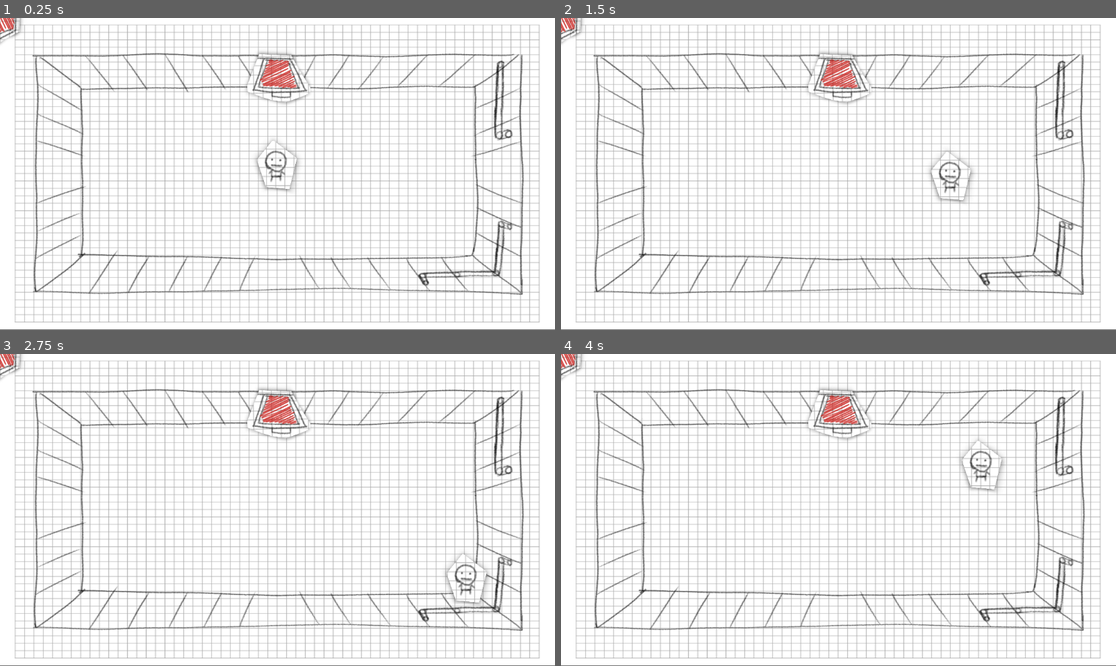
Above: before the commit, frames 1-4 (two rows, left to right).
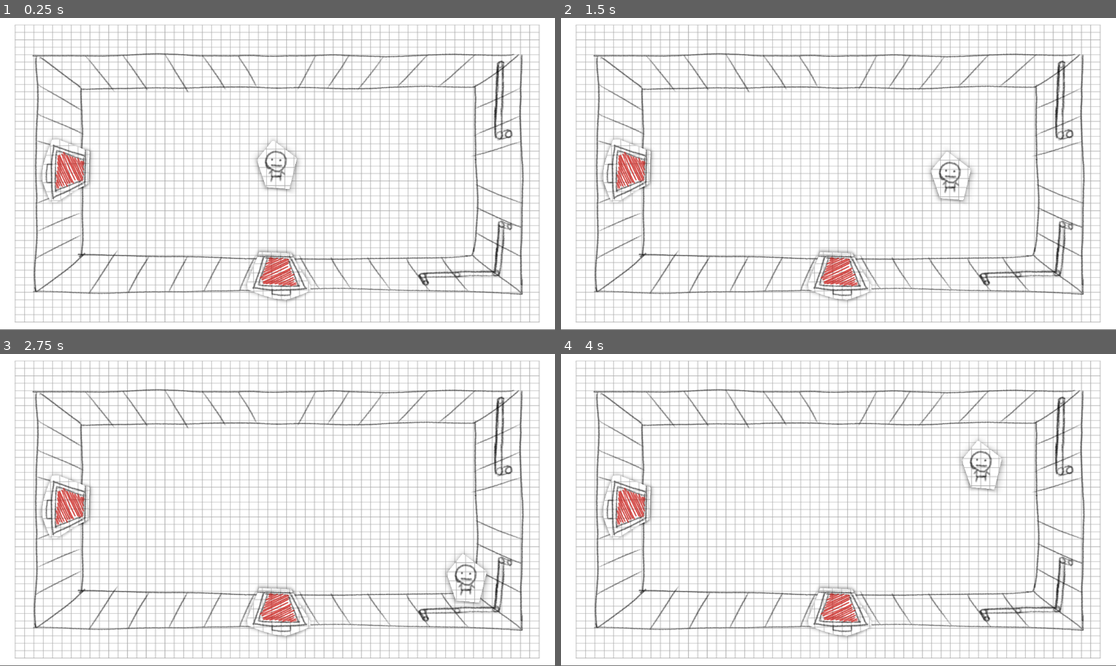
Above: after the commit, the same moments.

Repository: Hadrex0/a-game-in-which-one-player-escapes-the-aliens-and-the-other-helps-him-by-controlling-the-spaceship
Game: Godot game, scene res://scenes/map/main/dungeon.tscn
The game is run twice, just before and just after one commit, with the same random seed, the same clock (stepped at 60 frames per second) and the same inputs.
Inputs:
- Up to frame 1 (0.25 s): no input
- Up to frame 2 (1.5 s): tap Enter at 0.5 s; hold D (move_right) 0.53-1.28 s; hold S (move_down) from 1.28 s (still down)
- Up to frame 3 (2.75 s): release S (move_down) at 2.03 s; hold D (move_right) from 2.03 s (still down)
- Up to frame 4 (4 s): release D (move_right) at 2.78 s; hold W (move_up) 2.78-3.53 s; hold A (move_left) from 3.53 s (still down)

The runs differ from the first frame. In frame 1, 3.4% of the frame differs, in the area x 0-56%, y 0-92%; in frame 2, 3.4%; in frame 3, 3.4%; in frame 4, 3.4%.

Commit message:
Hotfix
- Fixed door rotation and placement

Diff:
--- a/scenes/main.tscn
+++ b/scenes/main.tscn
@@ -1,13 +1,17 @@
-[gd_scene load_steps=4 format=3 uid="uid://dqtllup586nm8"]
+[gd_scene load_steps=5 format=3 uid="uid://dqtllup586nm8"]
 
-[ext_resource type="Script" path="res://scenes/map/rooms/base_room.gd" id="1_f7gi0"]
+[ext_resource type="Script" uid="uid://b0gxdmxqhk4og" path="res://scenes/map/rooms/base_room.gd" id="1_f7gi0"]
+[ext_resource type="PackedScene" uid="uid://d3ikl5x5t73e5" path="res://scenes/map/rooms/spawn_room.tscn" id="2_jyhfs"]
 [ext_resource type="PackedScene" uid="uid://ssjcsb526q2b" path="res://scenes/entity/player/player.tscn" id="2_sugp2"]
 [ext_resource type="PackedScene" uid="uid://71g0ap8575n6" path="res://scenes/map/rooms/test_room_1.tscn" id="3_sugp2"]
 
 [node name="Main" type="Node"]
 script = ExtResource("1_f7gi0")
 
+[node name="SpawnRoom" parent="." instance=ExtResource("2_jyhfs")]
+
 [node name="ActiveRoom" parent="." instance=ExtResource("3_sugp2")]
+visible = false
 
 [node name="StartPosition" type="Marker2D" parent="."]
 position = Vector2(267, 189)
--- a/scenes/map/objects/doors/base_door.gd
+++ b/scenes/map/objects/doors/base_door.gd
@@ -41,6 +41,11 @@
 func _on_body_entered(body: Node2D) -> void:
 	# Check if the door is open.
 	if open == true:
+		print("Door:")
+		print(connected_room)
+		print(direction)
+		print(open)
+		print("")
 		# Check if the Player touched the door.
 		if body.is_in_group("Player"):
 			# Changing room to the connected one.
--- a/scenes/map/rooms/room_a.tscn
+++ b/scenes/map/rooms/room_a.tscn
@@ -58,12 +58,16 @@
 
 [node name="EastDoor" type="Marker2D" parent="DoorMarkers"]
 position = Vector2(1017, 315)
+rotation = 1.5707964
+scale = Vector2(-1, 1)
 
 [node name="SouthDoor" type="Marker2D" parent="DoorMarkers"]
 position = Vector2(576, 528)
+rotation = 3.1415927
 
 [node name="WestDoor" type="Marker2D" parent="DoorMarkers"]
 position = Vector2(144, 315)
+rotation = -1.5707964
 
 [node name="EntranceMarkers" type="Node2D" parent="."]
 
--- a/scenes/map/rooms/room_on_ready.gd
+++ b/scenes/map/rooms/room_on_ready.gd
@@ -10,12 +10,16 @@
 	var door: BaseDoor = _red_door.instantiate()
 	add_child(door)
 	match direction:
+		0:
+			door.position =_north_door.global_position
+			door.direction = "N"
 		1:
 			door.position =_east_door.global_position
+			door.direction = "E"
 		2:
-			door.position =_north_door.global_position
-		4:
+			door.position =_south_door.global_position
+			door.direction = "S"
+		3:
 			door.position =_west_door.global_position
-		8:
-			door.position =_south_door.global_position
+			door.direction = "W"
 	door.rotation = PI * direction / 2.0
